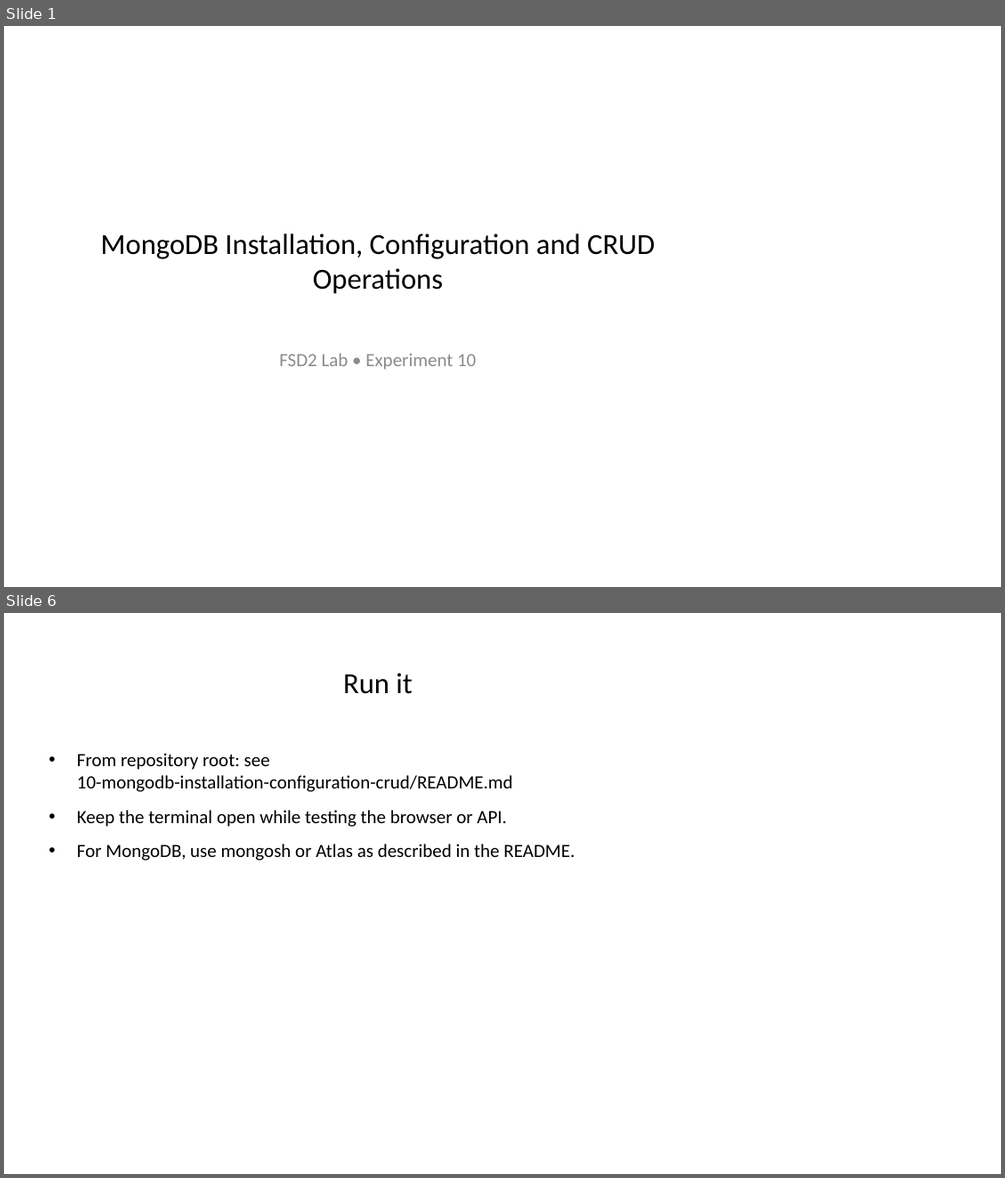
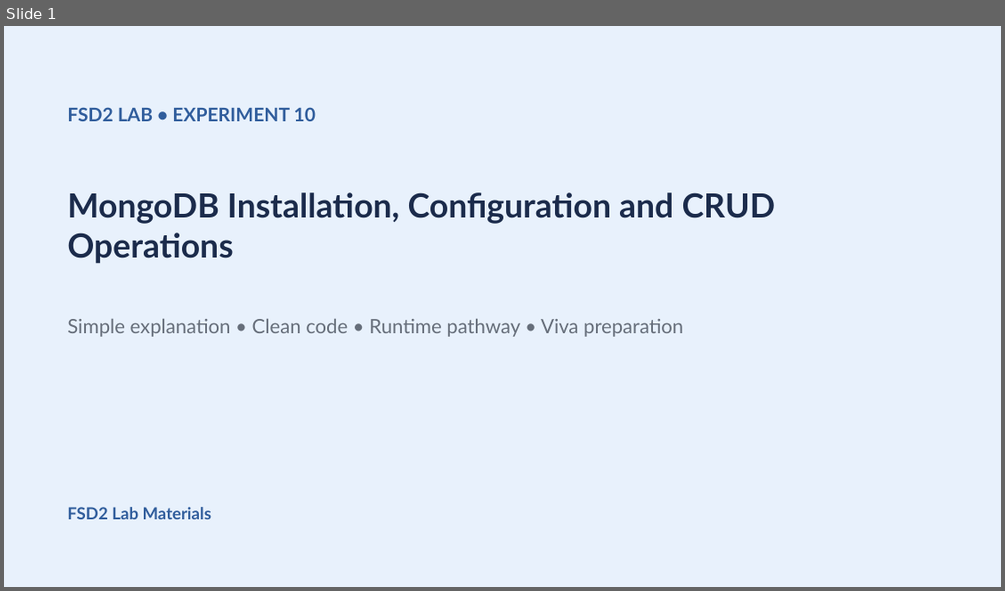
Before and after one commit to shiva31rama-cell/FSD2-LAB-SYLLABUS, a slide deck: PPTs/10_MongoDB_Installation_Configuration_and_CRUD_Operations.pptx. Shown one above the other, each under a label of ours: slides 1 and 6 before the commit, slide 1 after it; the slides between them are not shown. The pictures are 1005x1178 and 1005x591 pixels, drawn with LibreOffice and Linux fonts; fonts in the diff are those of the drawing. Boxes give left, top, right and bottom in pixels: in the first picture for what was removed or moved away, otherwise in the second. Text is boxed around its words. In the diff, an @@ line names an element or a change of style, - is before the commit and + after.

```diff
--- a/PPTs/10_MongoDB_Installation_Configuration_and_CRUD_Operations.pptx
+++ b/PPTs/10_MongoDB_Installation_Configuration_and_CRUD_Operations.pptx
@@ slide 6 removed at (4, 613, 1001, 1174), background #FFFFFF @@
@@ title removed at (343, 673, 412, 694) @@
-Run it
@@ text removed at (77, 753, 574, 860) @@
-• From repository root: see 10-mongodb-installation-configuration-crud/README.md
-• Keep the terminal open while testing the browser or API.
-• For MongoDB, use mongosh or Atlas as described in the README.
@@ slide 1 changed as well @@
@@ rectangle added at (4, 26, 1001, 587), fill #E8F1FC @@
@@ text at (67, 107, 316, 121): text changed; font Calibri to Lato; text colour #8C8C8C to #305D9C; bold on @@
-FSD2 Lab • Experiment 10
+FSD2 LAB • EXPERIMENT 10
@@ text "MongoDB Installation, Configuration and CRUD ...": place and size @@
-text "MongoDB Installation, Configuration and CRUD ..." at (101, 233, 655, 294)
+text "MongoDB Installation, Configuration and CRUD ..." at (67, 192, 776, 264)
@@ text "MongoDB Installation, Configuration and CRUD ..." at (67, 192, 776, 264): size 28 to 32 pt, font Calibri to Lato, text colour #000000 to #1B2B4B, bold on; alignment centre to left @@
@@ text added at (67, 318, 683, 337), 19 pt, text #666E7A @@
+Simple explanation • Clean code • Runtime pathway • Viva preparation
@@ text added at (67, 507, 211, 519), 16 pt, text #305D9C, bold @@
+FSD2 Lab Materials
```
Also in this commit, not shown: 3 other slides changed, 4 slides added, 2 other slides removed, 49 other files.
